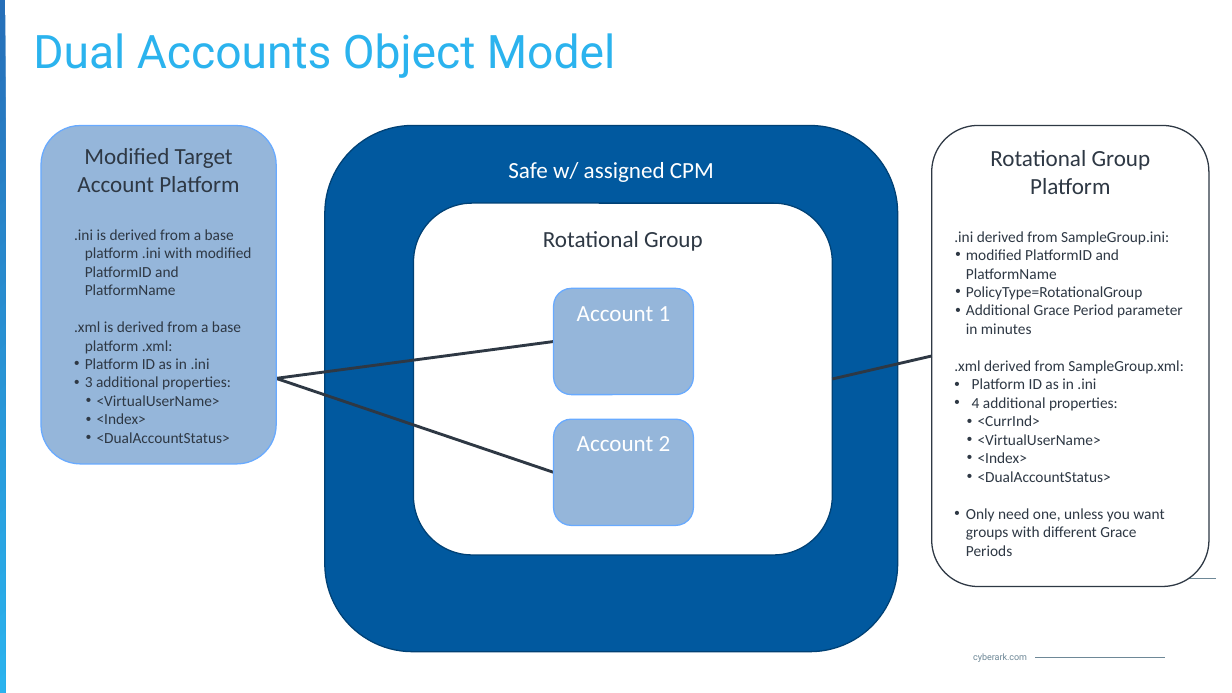
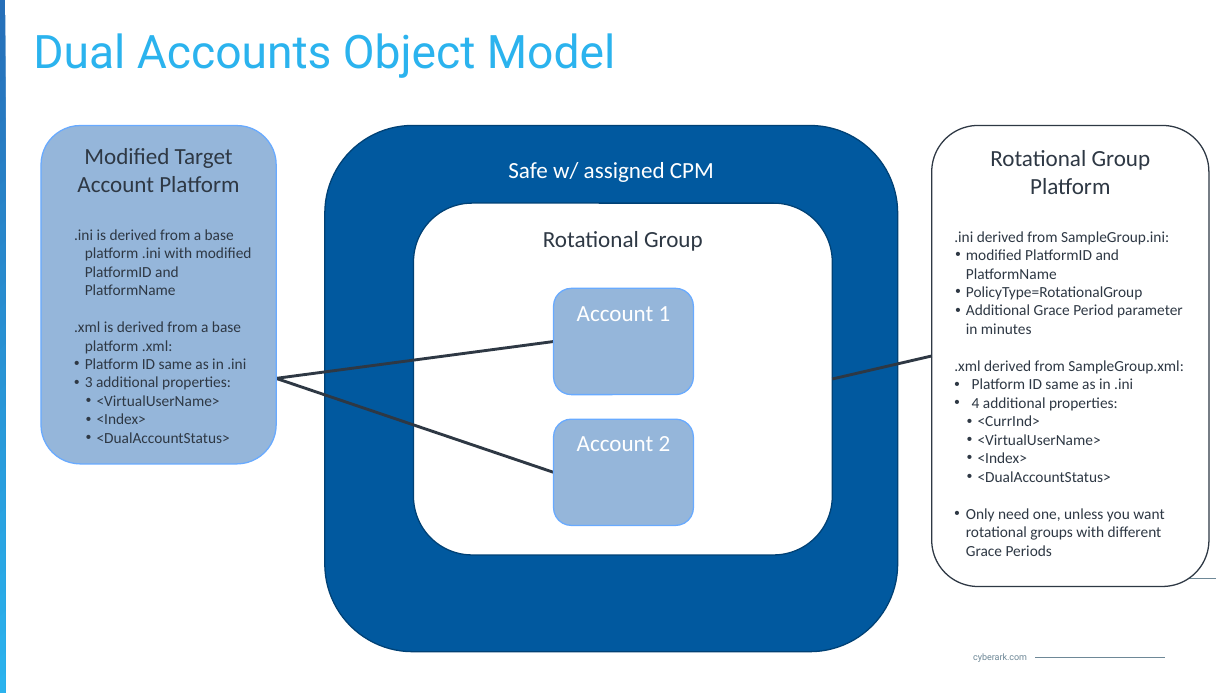
Before and after one commit to jodyhuntatx/cybrsm-demos, a slide deck: slide 4 of DUAL_ACCOUNTS_demo/DualAccounts-Explained-230814JH.pptx. Drawn at 1232x693 pixels with LibreOffice and Linux fonts; fonts in the diff are those of the drawing; background and template pictures are left out. Boxes give left, top, right and bottom in pixels: in the first picture for what was removed or moved away, otherwise in the second. Text is boxed around its words. In the diff, an @@ line names an element or a change of style, - is before the commit and + after.

```diff
--- a/DUAL_ACCOUNTS_demo/DualAccounts-Explained-230814JH.pptx
+++ b/DUAL_ACCOUNTS_demo/DualAccounts-Explained-230814JH.pptx
@@ text in rounded rectangle at [85, 358, 246, 369]: text changed @@
-• Platform ID as in .ini
+• Platform ID same as in .ini
@@ text in rounded rectangle at [972, 378, 1133, 389]: text changed @@
-• Platform ID as in .ini
+• Platform ID same as in .ini
@@ text in rounded rectangle at [966, 508, 1164, 556]: text changed @@
-• Only need one, unless you want groups with different Grace Periods
+• Only need one, unless you want rotational groups with different Grace Periods
```
Also in this commit, not shown: 3 other slides changed, 25 other files.
